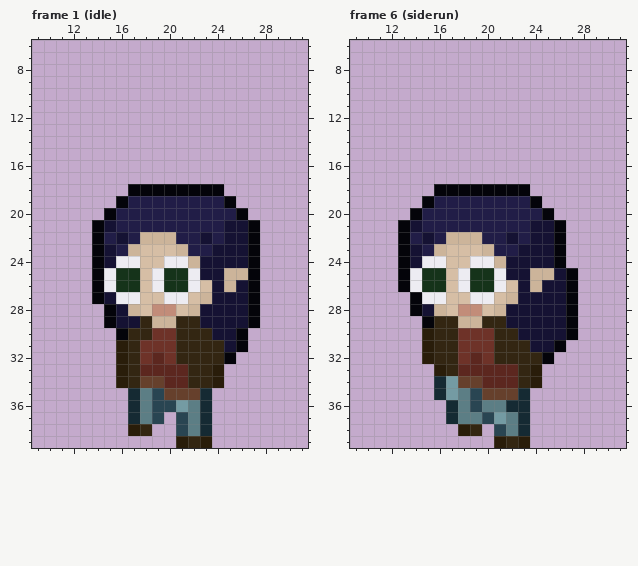
Two versions of one pixel-art file, assets/sprites/player/alice/alice.aseprite. The picture above was drawn from the file before the commit.
40x40 pixels, 32 frames. Shown: frame 1 (idle): x 9..31, y 6..39; frame 6 (siderun): x 9..31, y 6..39. The commit also changed other frames, which this record leaves out.
Now the later version:
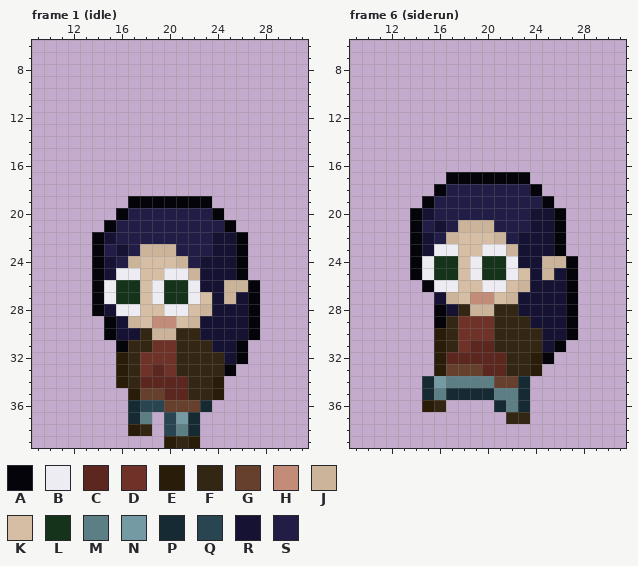
Palette (. is transparent): A #04040a  B #edecf2  C #5c271f  D #6e3228  E #291d0a  F #332612  G #66402c  H #c28c79  J #ccb49a  K #d6bea5  L #15331a  M #5c7e85  N #749ba3  P #152a33  Q #294552  R #151233  S #211d47
The edit:
Changed rows in their new state; - is an unchanged pixel.
Frame 1 (idle), layer "alice":
first column x 14:
18 ---........---
19 --.AAAAAAA..--
20 -.A-------A..-
21 .A---------A..
22 -RS-SSS--SR-A.
23 -SRSJJJS----A.
24 --SJ--KJS---A.
25 -RBB-KBBJ--RA.
26 ---------R--J-
27 -BLL-BLLBK-J--
28 ARBB-KBBKJ----
29 ---JKHHKJ-----
30 -ARR-JJ--R--RA
31 --A-F-----R---
32 -----D-----RA-
33 ----D-DF--FA--
34 ----CC--------
35 ---EGGCCFFE---
36 ----Q-GGG-----
37 -----.QNP.----
38 ------QMP.----
39 ------EFE.----
Frame 6 (siderun), layer "alice":
first column x 13:
17 ----AAAAAAA----
18 ----SSSSSSSA---
19 -----------SA--
20 --R--------RRA-
21 .A-R-JJJ-------
22 .A---KKKJSR----
23 .ARBB--BBJ-----
24 .A-LL--LLB--JJA
25 .AB-LKB-LBKR---
26 ..ABBKKB--JR---
27 -..RJ-HH-------
28 -..ARFJJFF-----
29 --.A-DDD-FF----
30 --.E------FF---
31 --.E--CC---F---
32 --.ECC-CC--E---
33 ----GGG--F-----
34 --PNMMMMGGP.---
35 --PMPPPPMM-----
36 --EF....PM-----
37 ----.....FF----
38 -----..-...----
39 --------...----
Boxes around the changes in both pictures, in picture pixels (x1, y1, x2, y2):
changed: (92, 184, 260, 448)
changed: (398, 172, 578, 448)
